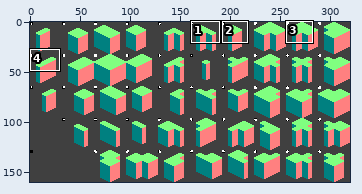
File history of a pixel-art file, tilesets/templates/full_templates/f_thin_transparent_template.aseprite. The first picture is a wide view before the edit; the outline marks the close-up.
Close-up. First the earlier version:
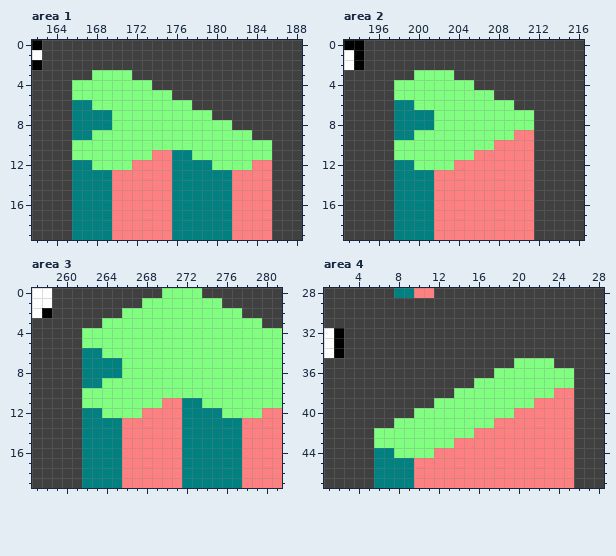
320x160 pixels, 1 frame. Shown: area 1: x 162..188, y 0..19; area 2: x 193..216, y 0..19; area 3: x 257..281, y 0..19; area 4: x 1..28, y 28..47. The commit also changed other parts of the picture, which this record leaves out.
Once edited:
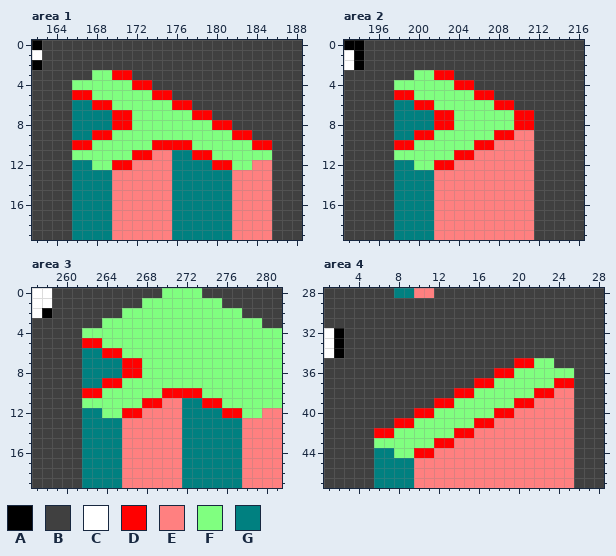
Palette (. is transparent): A #000000  B #404040  C #ffffff  D #ff0000  E #ff8080  F #80ff80  G #008080
Diff:
layer "Edges" now shown
Changed rows in their new state; - is an unchanged pixel.
Area 1, layer "Edges":
first column x 166:
 3 ----DD--------------
 4 ------DD------------
 5 DD------DD----------
 6 --DD------DD--------
 7 ----DD------DD------
 8 ----DD--------DD----
 9 --DD------------DD--
10 DD------DDDD------DD
11 ------DD----DD------
12 ----DD--------DD----
Area 2, layer "Edges":
first column x 198:
 3 ----DD--------
 4 ------DD------
 5 DD------DD----
 6 --DD------DD--
 7 ----DD------DD
 8 ----DD------DD
 9 --DD------DD--
10 DD------DD----
11 ------DD------
12 ----DD--------
Area 3, layer "Edges":
first column x 262:
 5 DD--------------
 6 --DD------------
 7 ----DD----------
 8 ----DD----------
 9 --DD------------
10 DD------DDDD----
11 ------DD----DD--
12 ----DD--------DD
Area 4, layer "Edges":
first column x 6:
35 --------------DD----
36 ------------DD------
37 ----------DD------DD
38 --------DD------DD--
39 ------DD------DD----
40 ----DD------DD------
41 --DD------DD--------
42 DD------DD----------
43 ------DD------------
44 ----DD--------------
